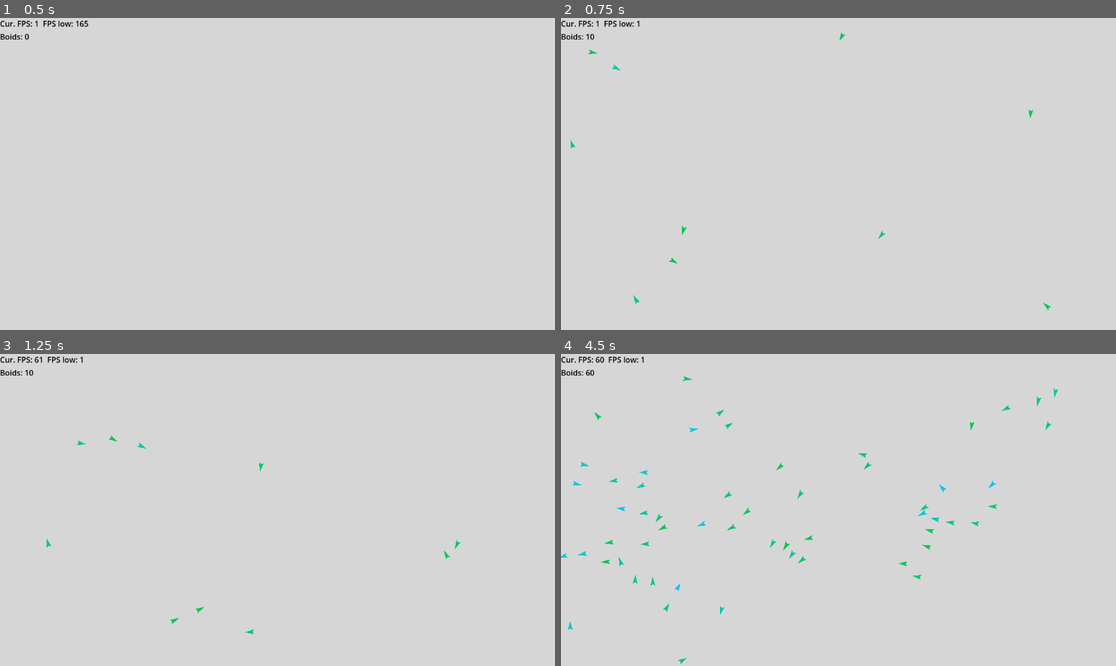
Above: before the commit, frames 1-4 (two rows, left to right).
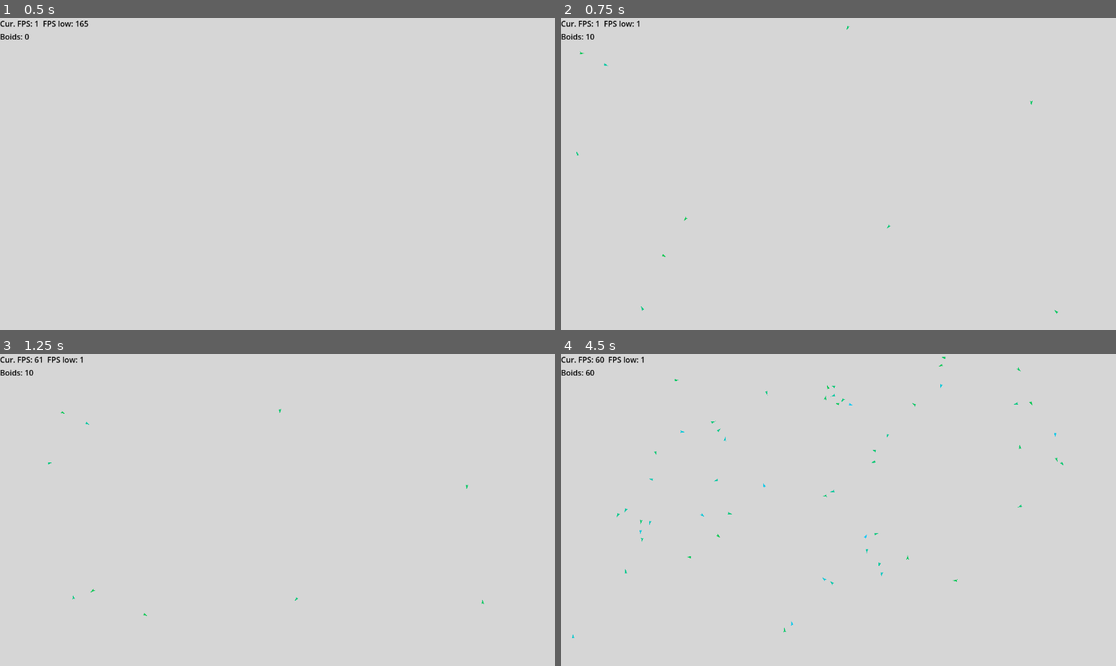
Above: after the commit, the same moments.

Repository: flamepineapple9/Boids
Game: Godot game, scene res://Scenes/Main.tscn
Same seed, same stepped clock (60 frames per second), same inputs: the game is played once before the commit and once after it.
Inputs:
- Up to frame 1 (0.5 s): no input
- Up to frame 2 (0.75 s): tap Enter at 0.5 s; tap Space (start) at 0.6 s
- Up to frame 3 (1.25 s): no input
- Up to frame 4 (4.5 s): tap Space (start) every 0.75 s from 1.35 to 4.35 s

Frame 1 is identical in both runs. In frame 2, 0.2% of the frame differs, in the area x 1-90%, y 2-95%; in frame 3, 0.2%; in frame 4, 1.0%, in the area x 0-91%, y 0-100%.

Commit message:
woah its smoother now

Diff:
--- a/Scenes/Boid.tscn
+++ b/Scenes/Boid.tscn
@@ -17,7 +17,6 @@
 [node name="Hitbox" type="CollisionShape2D" parent="."]
 position = Vector2(0.00602627, 5.90682e-05)
 rotation = 1.57079
-scale = Vector2(1, 1)
 shape = SubResource("RectangleShape2D_otun3")
 
 [node name="Vision" type="Area2D" parent="."]
--- a/project.godot
+++ b/project.godot
@@ -13,7 +13,7 @@
 config/name="Boids"
 run/main_scene="res://Scenes/Main.tscn"
 config/features=PackedStringArray("4.1", "Forward Plus")
-run/max_fps=165
+run/max_fps=60
 config/icon="res://icon.svg"
 
 [autoload]
--- a/scripts/Boid.gd
+++ b/scripts/Boid.gd
@@ -1,8 +1,9 @@
 extends Area2D
 
-var startScale = .4
+var startScale = .2
 var vel: Vector2 = Vector2.ZERO
 var speed: int = 1000 * startScale
+var localBoids: Array = []
 
 # Called when the node enters the scene tree for the first time.
 func _ready():
@@ -13,8 +14,7 @@
 
 
 func _physics_process(delta):
-	var localBoids = $Vision.get_overlapping_areas()
-
+	localBoids = $Vision.get_overlapping_areas()
 	#just visual as far as im aware, points boids in direction theyre moving
 	rotation = vel.angle()
 
@@ -51,20 +51,15 @@
 #Get rid of closeBoids. just iterate through localBoids and check distance, if close, add vel to avgVel.
 func avoidance(localBoids):
 	if localBoids.size() > 0:
-		var closeBoids = []
+		var avgDist = Vector2.ZERO
 
 		#pushes ALL close boids to new array, closeBoids
 		#tiny optimization, pushing to front of array is a slower operation than pushing to back. doesnt really matter because closeBoids is a pretty small array.
 		for i in localBoids.size():
-			if position.distance_to(localBoids[i].position) < 100 * startScale:
-				closeBoids.push_back(localBoids[i])
+			if position.distance_to(localBoids[i].position) < 75 * startScale:
+				avgDist +=  position - localBoids[i].position
 
-
-		var avgDist = Vector2.ZERO
-		for n in closeBoids.size():
-			avgDist +=  position - closeBoids[n].position
-
-		return avgDist.normalized()/6
+		return 3*avgDist.normalized()/5
 	return Vector2.ZERO
 
 func boundary():
